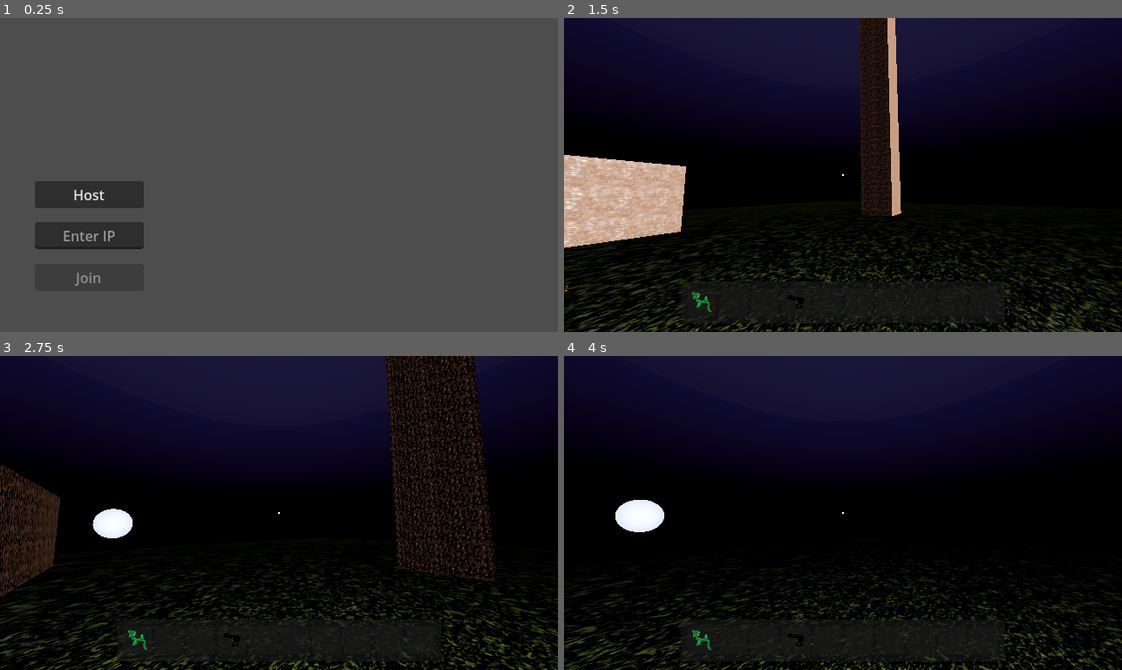
Above: before the commit, frames 1-4 (two rows, left to right).
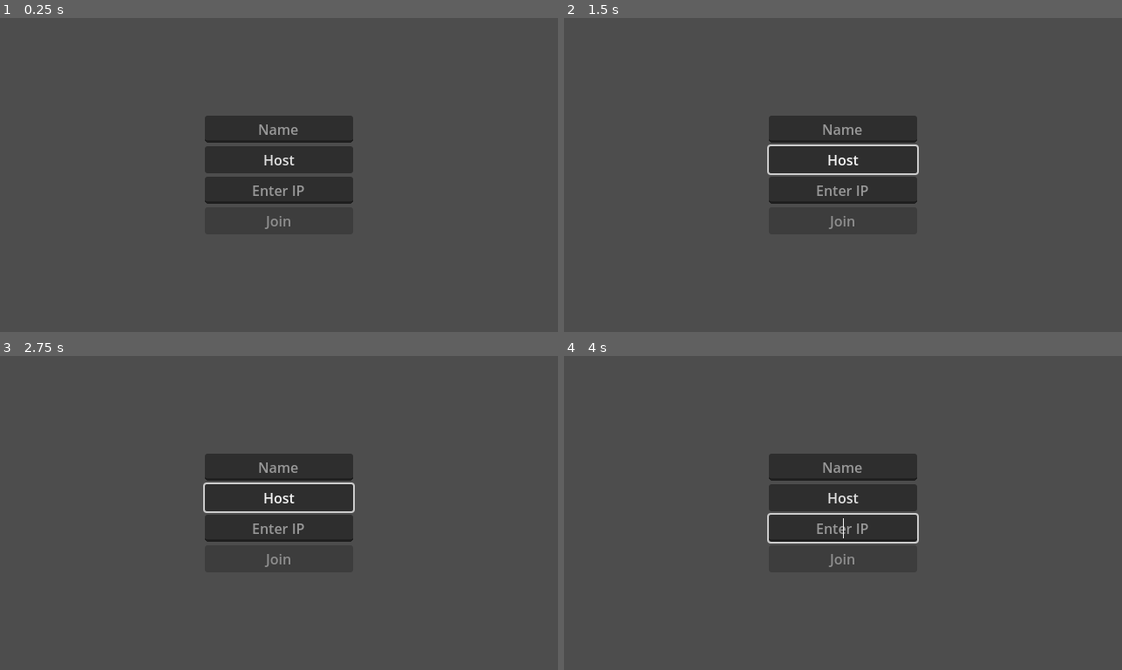
Above: after the commit, the same moments.

Repository: noava/monke-sim
Game: Godot game, scene res://scenes/main_ui.tscn
The game is run twice, just before and just after one commit, with the same random seed, the same clock (stepped at 60 frames per second) and the same inputs.
Inputs (mouse positions are in pixels of both pictures, inside the frame that each line leads up to):
- Up to frame 1 (0.25 s): no input
- Up to frame 2 (1.5 s): click "Host" at 0.5 s; move the mouse to (870, 175) at 1.27 s; hold W (move_forward) from 1.28 s (still down); click (870, 175) at 1.35 s
- Up to frame 3 (2.75 s): keep holding W (move_forward); move the mouse to (251, 513) at 2.02 s; tap Mouse wheel down (MWD) at 2.1 s; click (251, 513) at 2.3 s
- Up to frame 4 (4 s): keep holding W (move_forward); move the mouse to (854, 506) at 2.77 s; tap Mouse wheel up (MWU) at 2.85 s; click (854, 506) at 3.05 s; move the mouse to (837, 519) at 3.52 s; tap Ctrl (crouch) at 3.6 s; click (837, 519) at 3.8 s

The runs differ from the first frame. In frame 1, 10% of the frame differs, in the area x 6-64%, y 31-86%; in frame 2, 100%; in frame 3, 100%; in frame 4, 100%, in the area x 0-100%, y 0-100%.

Commit message:
Added basic healthbar. Healthbar only shows for last player that joined. Player name not updating. Syncing issues

Diff:
--- a/scenes/main_ui.tscn
+++ b/scenes/main_ui.tscn
@@ -14,44 +14,46 @@
 
 [node name="UI" type="Control" parent="."]
 layout_mode = 3
-anchors_preset = 0
-offset_right = 40.0
-offset_bottom = 40.0
+anchors_preset = 15
+anchor_right = 1.0
+anchor_bottom = 1.0
+grow_horizontal = 2
+grow_vertical = 2
 
-[node name="HostBtn" type="Button" parent="UI"]
+[node name="VBoxContainer" type="VBoxContainer" parent="UI"]
 layout_mode = 1
-anchors_preset = 2
-anchor_top = 1.0
-anchor_bottom = 1.0
-offset_left = 40.0
-offset_top = 147.0
-offset_right = 165.0
-offset_bottom = 178.0
-grow_vertical = 0
+anchors_preset = 8
+anchor_left = 0.5
+anchor_top = 0.5
+anchor_right = 0.5
+anchor_bottom = 0.5
+offset_left = -85.0
+offset_top = -68.0
+offset_right = 85.0
+offset_bottom = 68.0
+grow_horizontal = 2
+grow_vertical = 2
+
+[node name="NameEntry" type="LineEdit" parent="UI/VBoxContainer"]
+unique_name_in_owner = true
+layout_mode = 2
+placeholder_text = "Name"
+alignment = 1
+
+[node name="HostBtn" type="Button" parent="UI/VBoxContainer"]
+layout_mode = 2
 text = "Host"
 
-[node name="IPEntry" type="LineEdit" parent="UI"]
+[node name="IPEntry" type="LineEdit" parent="UI/VBoxContainer"]
 unique_name_in_owner = true
-layout_mode = 0
-offset_left = 40.0
-offset_top = 234.0
-offset_right = 165.0
-offset_bottom = 265.0
+layout_mode = 2
 placeholder_text = "Enter IP"
 alignment = 1
 
-[node name="JoinBtn" type="Button" parent="UI"]
+[node name="JoinBtn" type="Button" parent="UI/VBoxContainer"]
 unique_name_in_owner = true
-layout_mode = 1
-anchors_preset = 2
-anchor_top = 1.0
-anchor_bottom = 1.0
-offset_left = 40.0
-offset_top = 242.0
-offset_right = 165.0
-offset_bottom = 273.0
-grow_vertical = 0
+layout_mode = 2
 text = "Join"
 
-[connection signal="pressed" from="UI/HostBtn" to="." method="_on_host_pressed"]
-[connection signal="pressed" from="UI/JoinBtn" to="." method="_on_join_pressed"]
+[connection signal="pressed" from="UI/VBoxContainer/HostBtn" to="." method="_on_host_pressed"]
+[connection signal="pressed" from="UI/VBoxContainer/JoinBtn" to="." method="_on_join_pressed"]
--- a/scenes/player.tscn
+++ b/scenes/player.tscn
@@ -210,6 +210,12 @@
 properties/0/spawn = false
 properties/0/replication_mode = 1
 
+[sub_resource type="StyleBoxFlat" id="StyleBoxFlat_ur7pv"]
+bg_color = Color(0.727778, 0, 0.286431, 1)
+
+[sub_resource type="StyleBoxFlat" id="StyleBoxFlat_y4r1p"]
+bg_color = Color(0.431373, 0.67451, 0.14902, 1)
+
 [node name="player" type="CharacterBody3D"]
 script = ExtResource("1_g2els")
 
@@ -274,6 +280,9 @@
 
 [node name="HookRopeStart" type="Marker3D" parent="ODM"]
 transform = Transform3D(-1.33333, 3.01689e-08, 1.12592e-07, 0, 1.2879, -0.345092, -1.16564e-07, -0.345092, -1.2879, -0.292669, 0.041883, 0.236053)
+
+[node name="HealthComponent" type="Node3D" parent="."]
+script = ExtResource("9_ur7pv")
 
 [node name="HUD" type="CanvasLayer" parent="."]
 
@@ -298,5 +307,23 @@
 offset_right = 186.0
 offset_bottom = -10.0
 
-[node name="HealthComponent" type="Node3D" parent="."]
-script = ExtResource("9_ur7pv")
+[node name="HealthBar" type="ProgressBar" parent="HUD"]
+anchors_preset = 15
+anchor_right = 1.0
+anchor_bottom = 1.0
+offset_left = 159.0
+offset_top = 27.0
+offset_right = -159.0
+offset_bottom = -296.0
+grow_horizontal = 2
+grow_vertical = 2
+theme_override_styles/background = SubResource("StyleBoxFlat_ur7pv")
+theme_override_styles/fill = SubResource("StyleBoxFlat_y4r1p")
+max_value = 10.0
+value = 10.0
+show_percentage = false
+
+[node name="NameLabel3D" type="Label3D" parent="."]
+unique_name_in_owner = true
+transform = Transform3D(1, 0, 0, 0, 1, 0, 0, 0, 1, 0, 2.28943, 0)
+billboard = 1
--- a/scripts/health_component.gd
+++ b/scripts/health_component.gd
@@ -1,19 +1,25 @@
 extends Node3D
 
 @onready var player: CharacterBody3D = $".."
+@onready var health_bar: ProgressBar = $"../HUD/HealthBar"
+@onready var max_health: float = health_bar.max_value
 
-@export var MAX_HEALTH := 10
 var health : float
 
 func _ready() -> void:
-	health = MAX_HEALTH
+	health = max_health
 
 @rpc("any_peer")
 func receive_damage(damage: int):
 	health -= damage
 	if health <= 0:
-		health = MAX_HEALTH
 		death()
+
+	health_bar.value = health
+	print("Player %s has %s health" % [player.name, health])
 
 func death():
 	player.position = Vector3.ZERO
+
+	health = max_health
+	print("Player %s has died" % player.name)
--- a/scripts/multiplayer.gd
+++ b/scripts/multiplayer.gd
@@ -2,6 +2,7 @@
 
 const PORT = 135
 var peer = ENetMultiplayerPeer.new()
+@onready var name_entry: LineEdit = %NameEntry
 @onready var ip_entry: LineEdit = %IPEntry
 @onready var join_btn: Button = %JoinBtn
 
@@ -15,6 +16,10 @@
 		get_tree().quit()
 
 func _on_host_pressed() -> void:
+	if name_entry.text == "":
+		OS.alert("Need a name")
+		return
+
 	peer.create_server(PORT)
 	multiplayer.multiplayer_peer = peer
 	start_game()
@@ -37,6 +42,9 @@
 	join_btn.disabled = new_text.strip_edges() == ""
 
 func _on_join_pressed() -> void:
+	if name_entry.text == "":
+		OS.alert("Need a name")
+		return
 	if ip_entry.text == "":
 		OS.alert("Need a remote to connect to.")
 		return
Not shown: 1 places in scenes/player.tscn that only renumber resources
